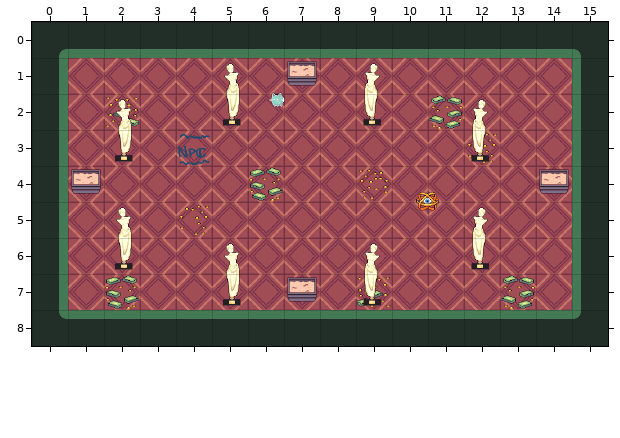
A Tiled map (JSON) gets an edit: assets/tiled/d2_3.json. Above, as it was before the edit.
Cells are 64x64 px. Shown: x 0..15, y 0..8.
Once edited:
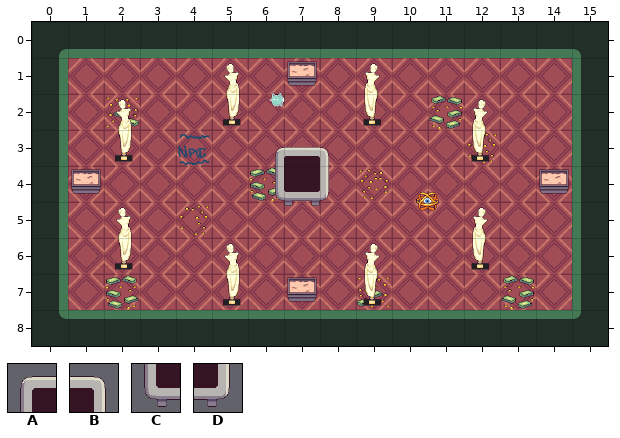
Key: from "room_tileset": A 127, B 128, C 152, D 153.
Objects are placed by their top-left corner, in cells (3,4 is the top-left corner of cell 3,4); size is 1x1 cell unless given.
From old to new:
Layer "portals":
A new object: A "d2_boss" at 6.5,3.2.
A new object: B "d2_boss" at 7.5,3.2.
A new object: C "d2_boss" at 6.5,4.2.
A new object: D "d2_boss" at 7.5,4.2.
Where, in picture pixels (left, top, right, bottom), the same in both pictures:
added: (275, 147, 329, 206)
